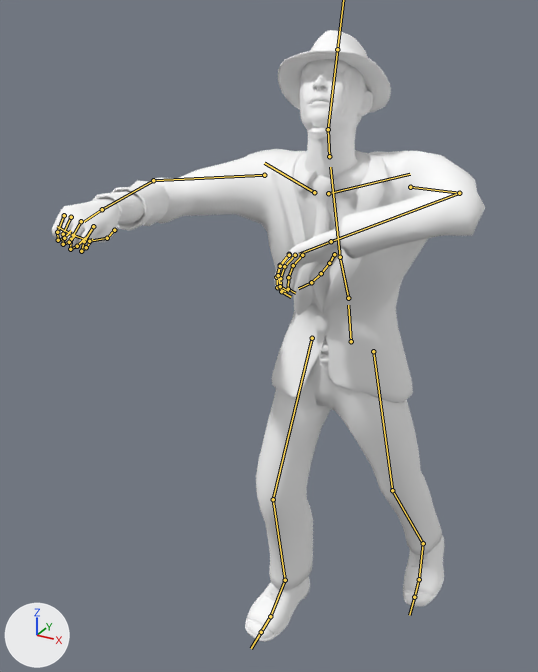
Renders of the Blender file Assets/muto_anime/Razor/razor.blend from each side of a commit.
The view is the same before and after, from a 50 mm camera at (0.775, -1.854, 1.952) aimed at (-0.161, -0.152, 1.101). Arrows for +X, +Y and +Z are at lower left; the lights stay in place. Both versions are drawn at frame 148 of the action 'metarigAction'; the numbers are the values there. The bones that bend it are drawn over the model as lines.

The first picture shows 'Body.000', 'Body.002'.
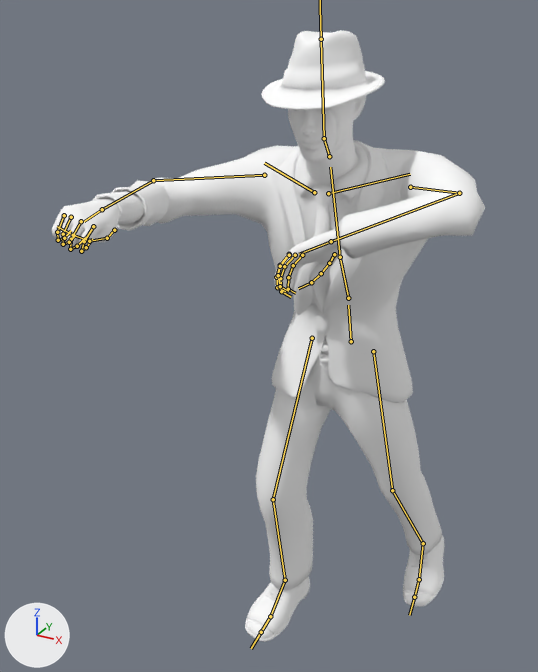
Location of each change, (x1, y1, x2, y2) in pixels of the pictures (538 x 672 px):
'Body.002', posed
    both: (51, 30, 485, 642)
'Body.000', posed (6% shorter)
    before: (293, 175, 337, 316)
    after: (293, 184, 337, 316)
bone 'neck', root to tip
    before: (329, 156) to (328, 129)
    after: (329, 156) to (324, 138)

What changed in the scene script:
```text
Change bone_neck:
    where bone_neck = bpy.data.objects['metarig'].pose.bones['neck']  # child of 'chest'
    bone_neck.rotation_quaternion: (0.856, -0.492, 0.053, 0.02) -> (0.989, -0.135, 0.003, 0.002)  # degrees (-60, 7, -1) -> degrees (-15, 0, 0)
```
